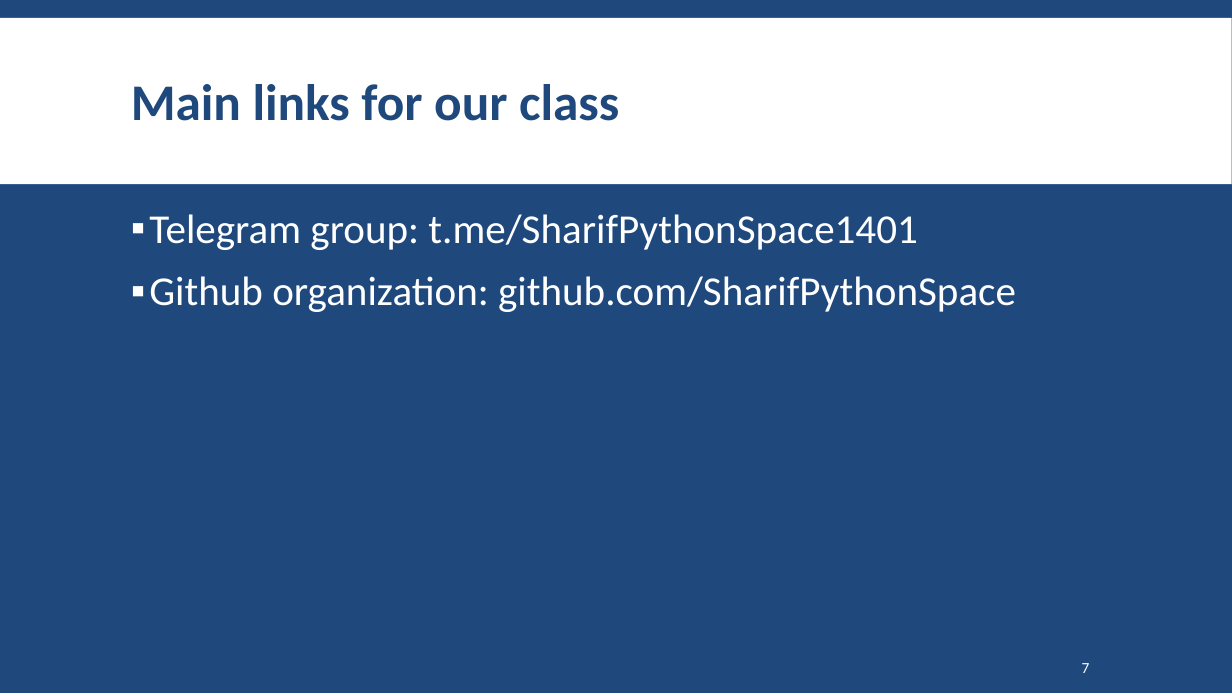
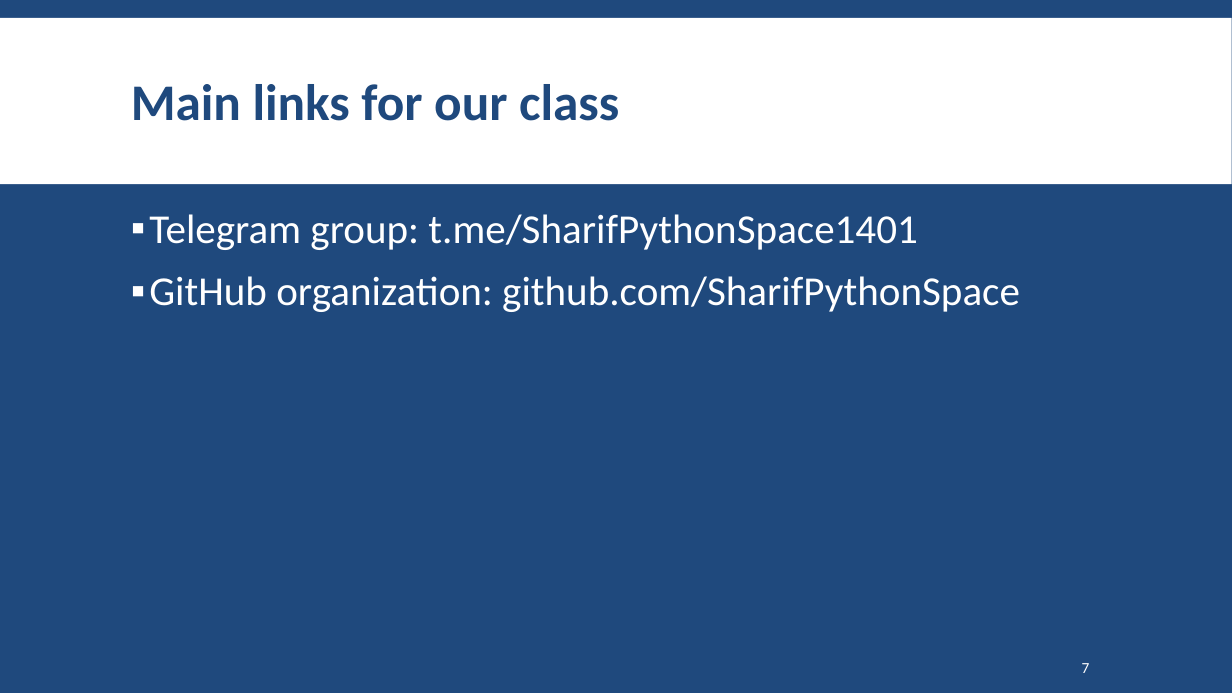
Before and after one commit to SharifPythonSpace/Course1401, a slide deck: slide 7 of Slide/00-Introduction to Programming Applications with Python.pptx. Drawn at 1232x693 pixels with LibreOffice and Linux fonts; fonts in the diff are those of the drawing; background and template pictures are left out. Boxes give left, top, right and bottom in pixels: in the first picture for what was removed or moved away, otherwise in the second. Text is boxed around its words. In the diff, an @@ line names an element or a change of style, - is before the commit and + after.

```diff
--- a/Slide/00-Introduction to Programming Applications with Python.pptx
+++ b/Slide/00-Introduction to Programming Applications with Python.pptx
@@ text at (x1=149, y1=276, x2=1020, y2=312): text changed @@
-▪ Github organization: github.com/SharifPythonSpace
+▪ GitHub organization: github.com/SharifPythonSpace
```
Also in this commit, not shown: 4 other slides changed, 9 slides added.
